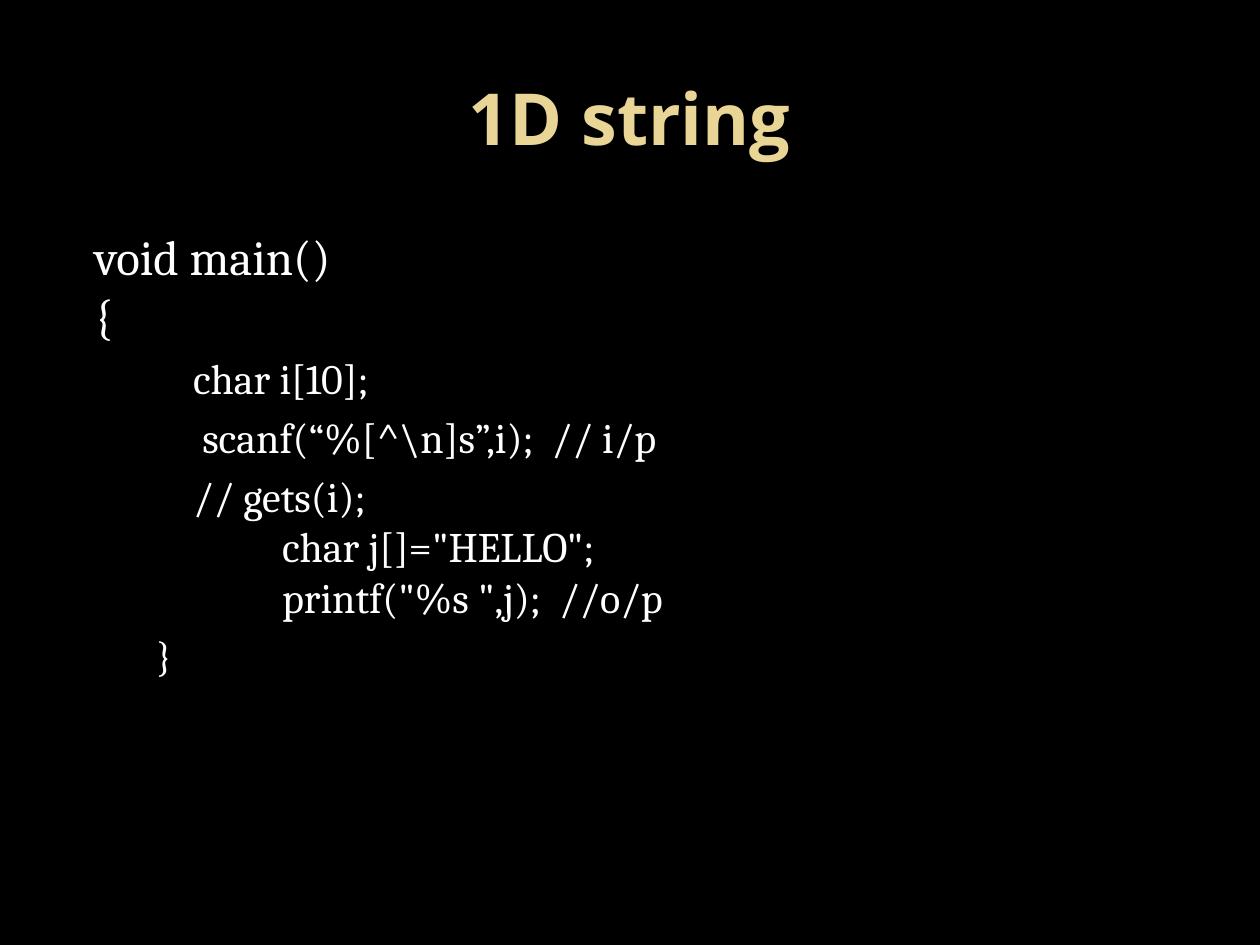
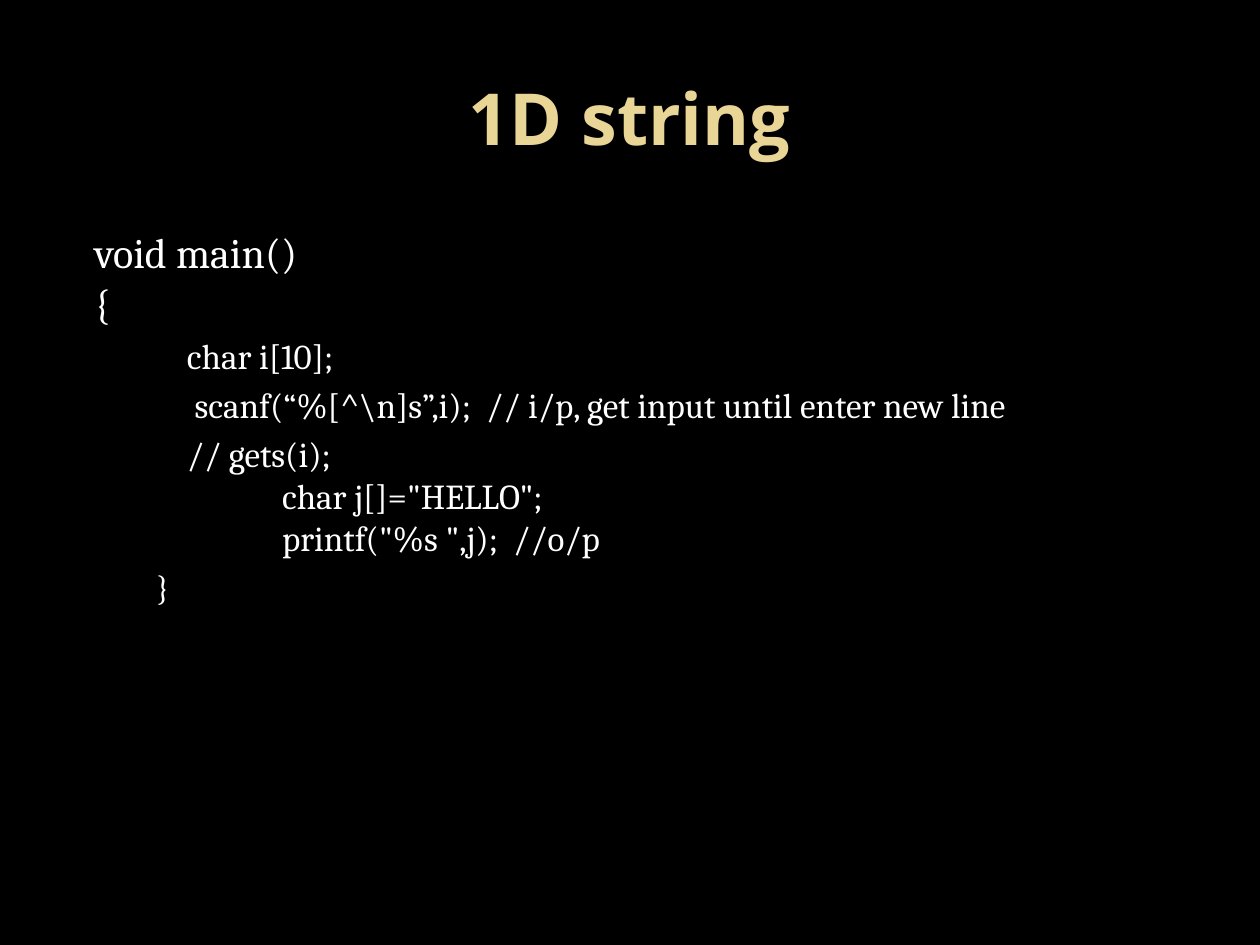
Before and after one commit to Mahesh-7/C_Programs, a slide deck: slide 3 of PPT/string.pptx. Drawn at 1260x945 pixels with LibreOffice and Linux fonts; fonts in the diff are those of the drawing; background and template pictures are left out. Boxes give left, top, right and bottom in pixels: in the first picture for what was removed or moved away, otherwise in the second. Text is boxed around its words. In the diff, an @@ line names an element or a change of style, - is before the commit and + after.

```diff
--- a/PPT/string.pptx
+++ b/PPT/string.pptx
@@ text at bbox=[94, 238, 600, 559]: size 28 to 24 pt in "void main() {"; size 24 to 20 pt in "char i[10];", "// gets(i); char j[]="HELLO"; printf("%s ",j); //o/p", "}" @@
@@ text at bbox=[195, 393, 1005, 426]: text changed; size 24 to 20 pt @@
-  scanf(“%[^\n]s”,i); // i/p
+  scanf(“%[^\n]s”,i); // i/p, get input until enter new line
```
Also in this commit, not shown: 2 other slides changed.
